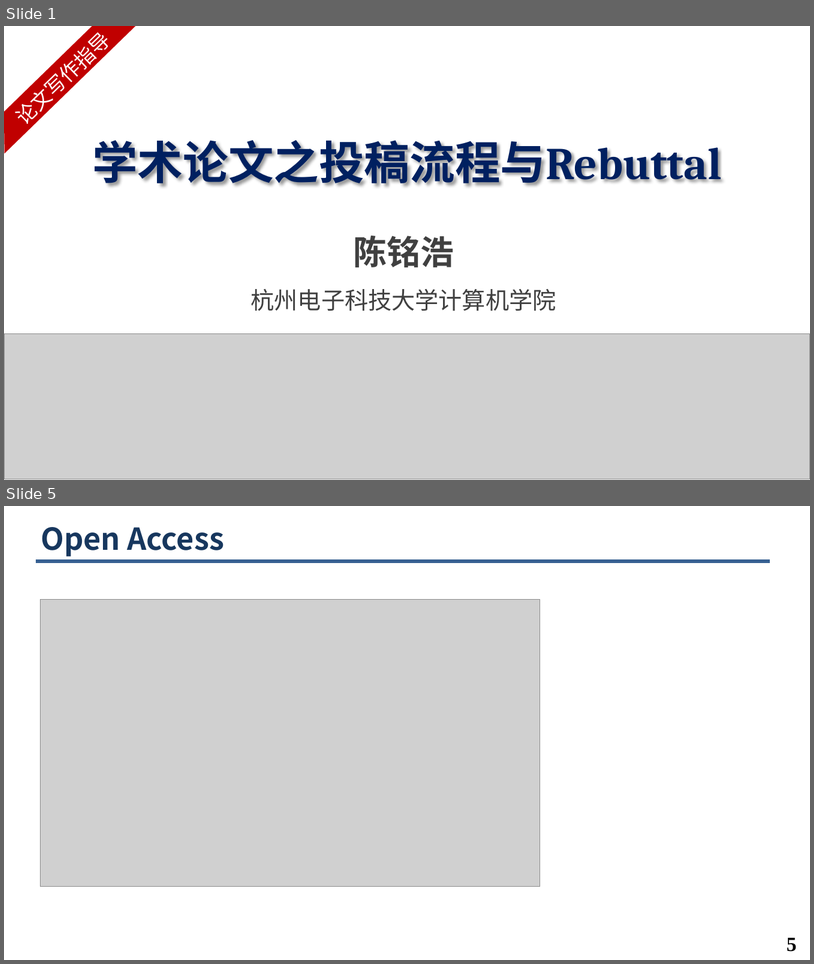
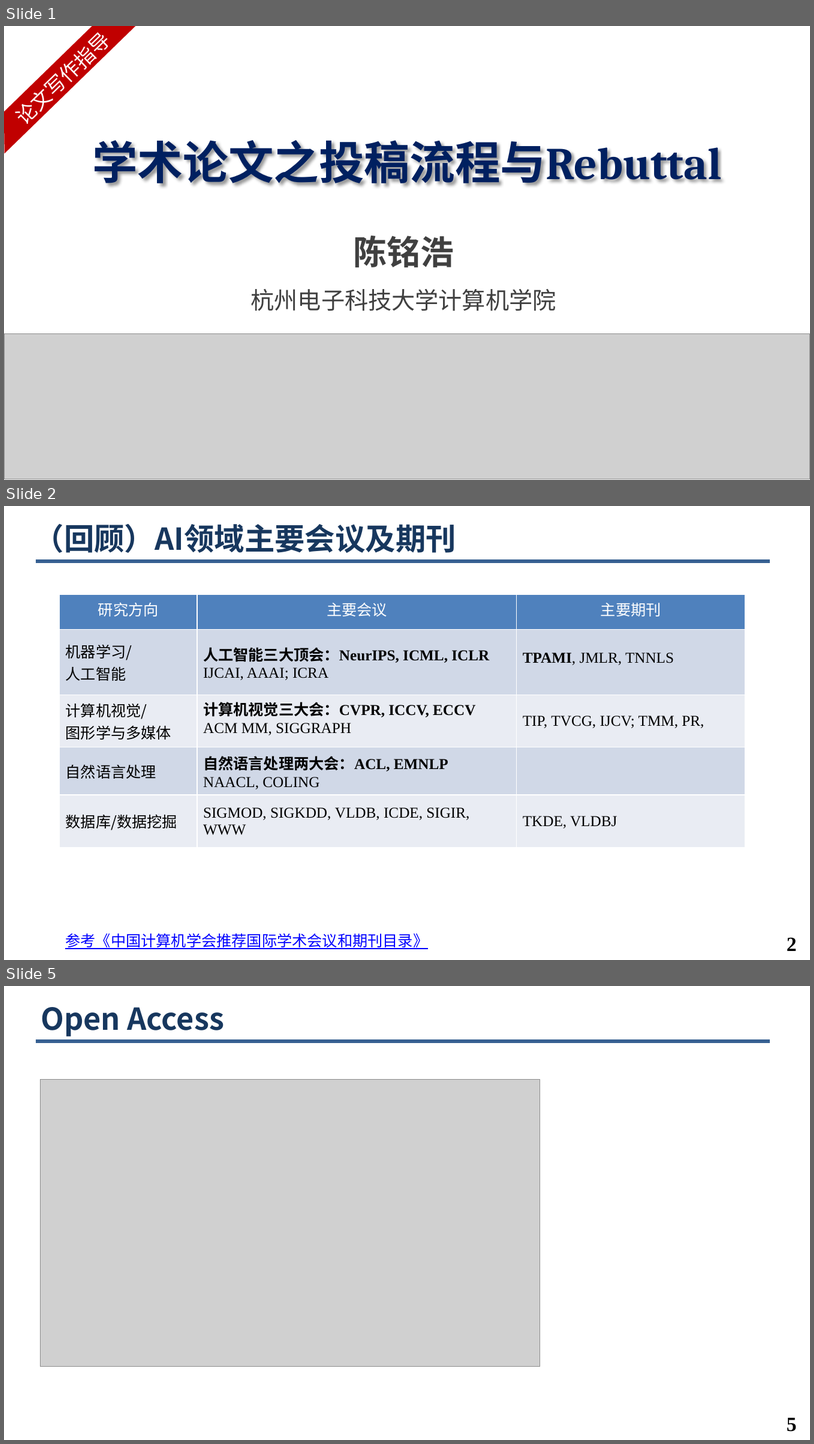
Before and after one commit to minghchen/cs_research_guide, a slide deck: hdu_course_ppt/第5讲. 论文投稿与Rebuttal.pptx. Shown one above the other, each under a label of ours: slides 1 and 5 before the commit, slides 1, 2 and 5 after it; the slides between them are not shown. The pictures are 814x964 and 814x1444 pixels, drawn with LibreOffice and Linux fonts; fonts in the diff are those of the drawing; grey boxes stand for pictures; background and template pictures are left out. Boxes give left, top, right and bottom in pixels: in the first picture for what was removed or moved away, otherwise in the second. Text is boxed around its words. In the diff, an @@ line names an element or a change of style, - is before the commit and + after.

```diff
--- a/hdu_course_ppt/第5讲. 论文投稿与Rebuttal.pptx
+++ b/hdu_course_ppt/第5讲. 论文投稿与Rebuttal.pptx
@@ slide 2 added at (4, 506, 810, 960), background #FFFFFF; not listed: 1 template element that a slide beside it also shows @@
@@ title added at (34, 523, 456, 553), 36 pt, text #17375E, bold @@
+（回顾）AI领域主要会议及期刊
@@ table added at (60, 595, 746, 847), 5 rows, 3 columns @@
+研究方向 | 主要会议 | 主要期刊
+机器学习/ / 人工智能 | 人工智能三大顶会：NeurIPS, ICML, ICLR / IJCAI, AAAI; ICRA | TPAMI, JMLR, TNNLS
+计算机视觉/ / 图形学与多媒体 | 计算机视觉三大会：CVPR, ICCV, ECCV / ACM MM, SIGGRAPH | TIP, TVCG, IJCV; TMM, PR,
+自然语言处理 | 自然语言处理两大会：ACL, EMNLP / NAACL, COLING | 
+数据库/数据挖掘 | SIGMOD, SIGKDD, VLDB, ICDE, SIGIR, WWW | TKDE, VLDBJ
@@ text added at (65, 933, 428, 949), 18 pt, text #0000FF, underline @@
+参考《中国计算机学会推荐国际学术会议和期刊目录》
@@ page number added at (787, 937, 797, 951), 24 pt, text #000000, bold @@
+2
```
Also in this commit, not shown: 5 slides changed, 23 other slides added, 2 slides removed, 2 other files.
